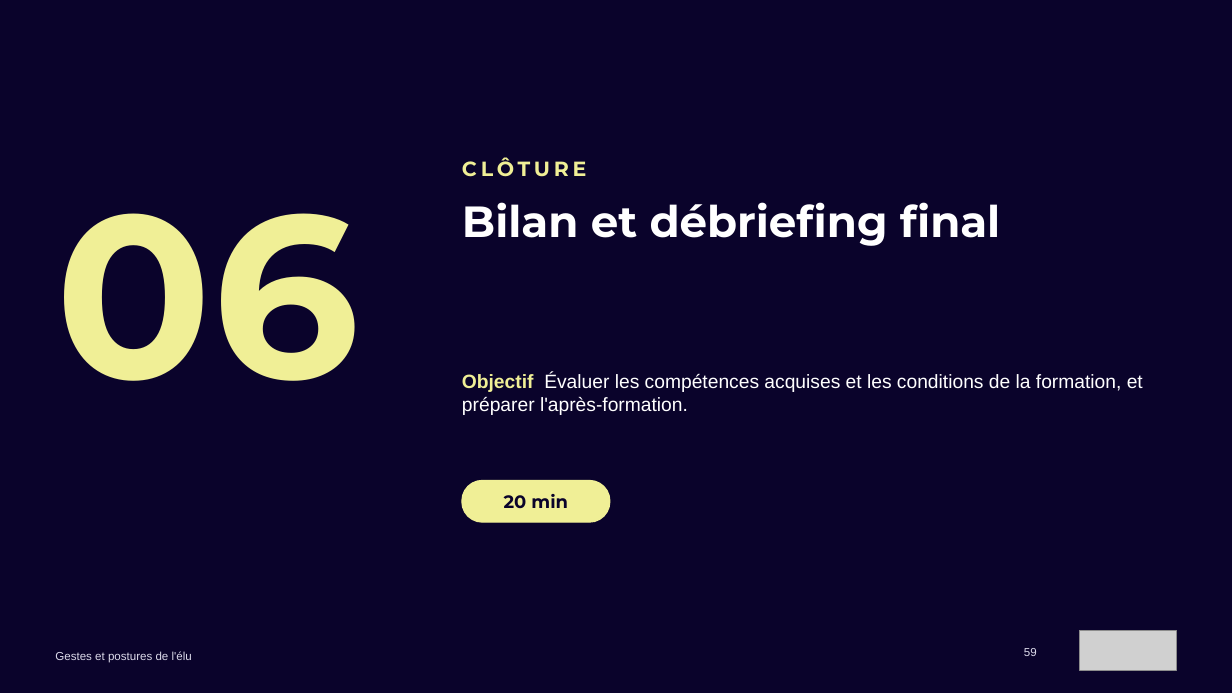
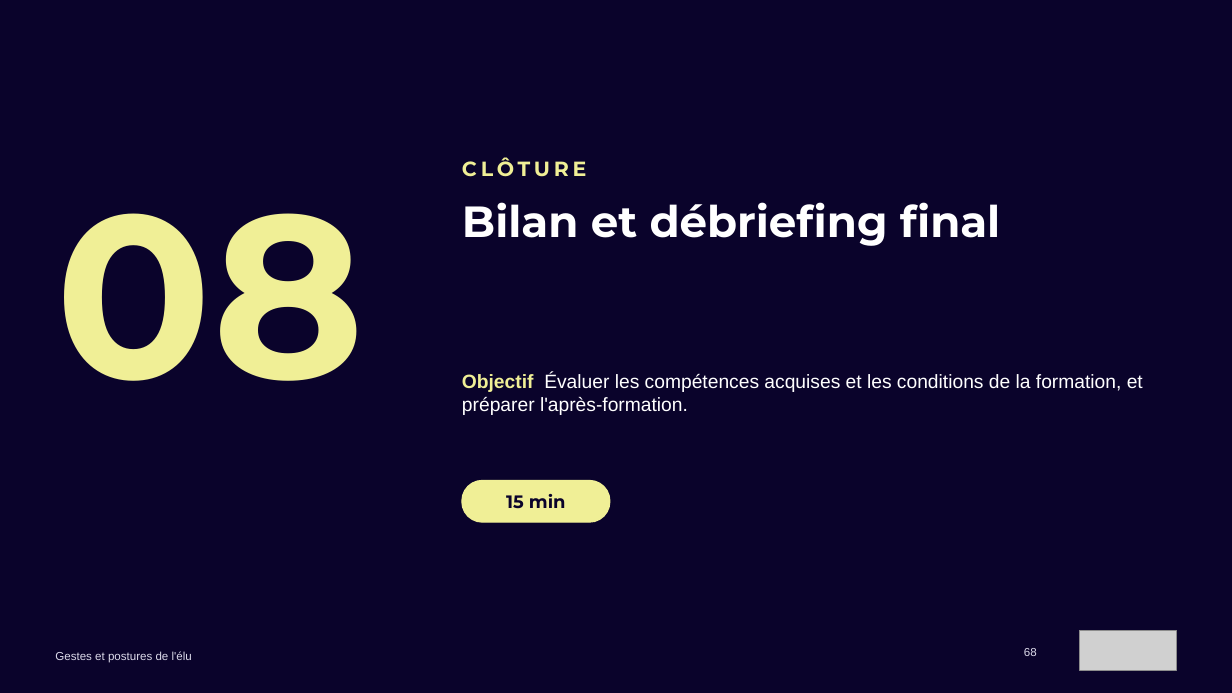
Before and after one commit to maxencedruellefourniez-prog/jefferco-pellets-prospects, a slide deck: slide 68 of formations/Formation_Gestes_et_postures_de_l_elu_ENMA.pptx (slide 59 before the commit). Drawn at 1232x693 pixels with LibreOffice and Linux fonts; fonts in the diff are those of the drawing; grey boxes stand for pictures. Boxes give left, top, right and bottom in pixels: in the first picture for what was removed or moved away, otherwise in the second. Text is boxed around its words. In the diff, an @@ line names an element or a change of style, - is before the commit and + after.

```diff
--- a/formations/Formation_Gestes_et_postures_de_l_elu_ENMA.pptx
+++ b/formations/Formation_Gestes_et_postures_de_l_elu_ENMA.pptx
@@ text at bbox=[55, 213, 364, 381]: text changed @@
-06
+08
@@ text at bbox=[506, 494, 566, 509]: text changed @@
-20 min
+15 min
@@ page number at bbox=[1024, 648, 1037, 656]: text changed @@
-59
+68
```
Also in this commit, not shown: 43 other slides changed, 10 slides added, 1 other file.
